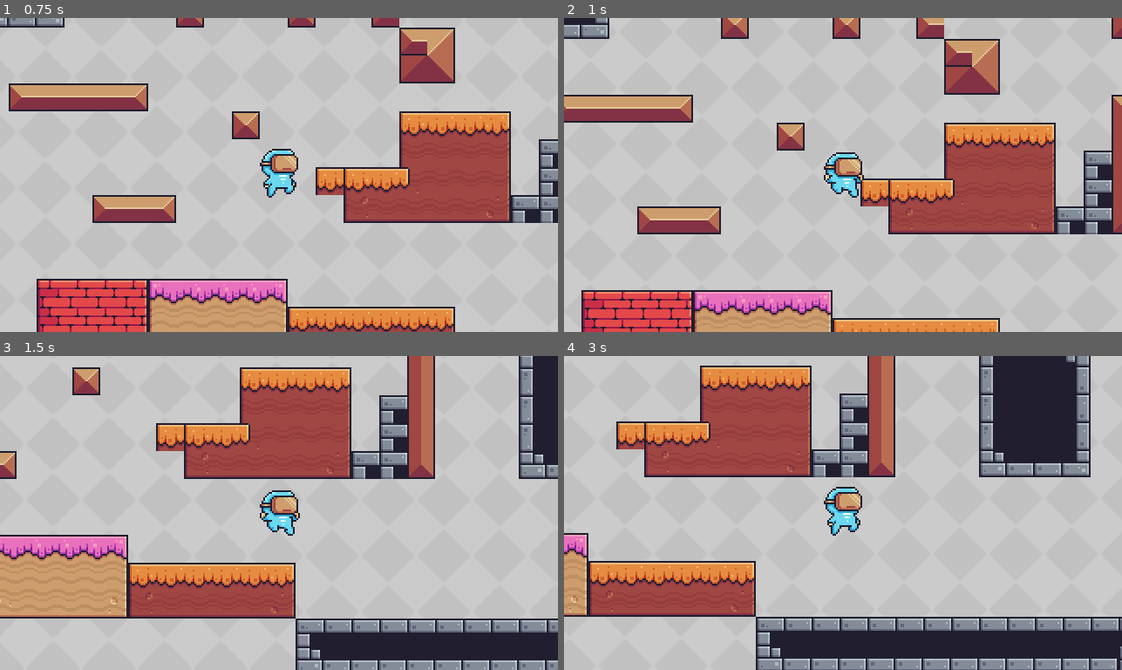
Above: before the commit, frames 1-4 (two rows, left to right).
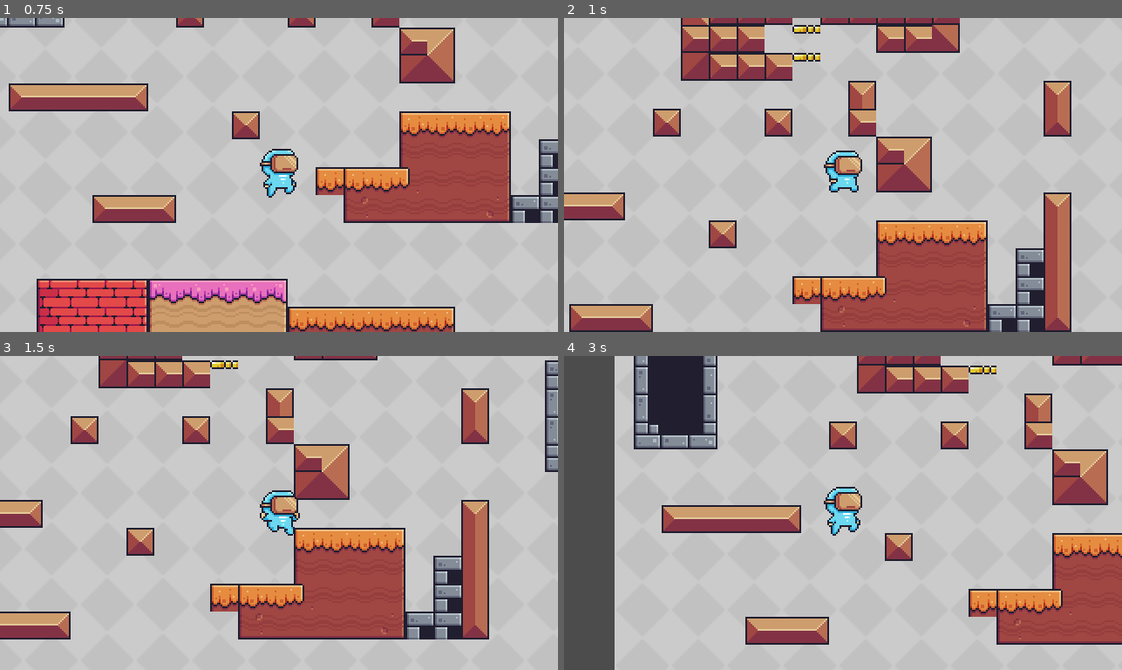
Above: after the commit, the same moments.

Repository: oucar/437-final
Game: Godot game, scene res://Levels/Level1.tscn
The game is run twice, just before and just after one commit, with the same random seed, the same clock (stepped at 60 frames per second) and the same inputs.
Inputs:
- Up to frame 1 (0.75 s): hold D (right) from 0.53 s (still down); tap Space (jump) at 0.6 s
- Up to frame 2 (1 s): keep holding D (right); tap Space (jump) at 0.77 s
- Up to frame 3 (1.5 s): keep holding D (right); tap Space (jump) at 1.07, 1.35 s
- Up to frame 4 (3 s): tap Space (jump) at 1.52, 1.82, 2.1, 2.85 s; release D (right) at 2.03 s; hold A (left) 2.03-2.78 s; hold D (right) from 2.78 s (still down)

Frame 1 is identical in both runs. In frame 2, 46% of the frame differs, in the area x 0-100%, y 0-100%; in frame 3, 49%; in frame 4, 58%.

Commit message:
double jump implementation (no anim yet)

Diff:
--- a/Characters/Player.gd
+++ b/Characters/Player.gd
@@ -12,11 +12,8 @@
 # turn human readable string into index
 enum STATE { IDLE, RUN, JUMP, DOUBLE_JUMP, WALL_JUMP, HIT, FALL }
 var current_state = STATE.IDLE setget set_current_state
+var max_jumps = 2
 var jumps = 0
-
-
-
-
 
 ##### FUNCTIONS ####
 
@@ -35,7 +32,7 @@
 
 	set_anim_parameters()
 
-	print(velocity.y)
+	# print(velocity.y)
 	pick_next_state()
 
 # Animation Tree
@@ -60,6 +57,7 @@
 # Change the current state depending on the input and current state
 func pick_next_state():
 	# available in KinematicBody2D
+	print(jumps, max_jumps)
 	if(is_on_floor()):
 		jumps = 0
 
@@ -74,7 +72,9 @@
 			self.current_state = STATE.IDLE
 
 	else:
-		pass
+		if(Input.is_action_just_pressed("jump") && (jumps < max_jumps) ):
+			self.current_state = STATE.DOUBLE_JUMP
+
 
 
 
@@ -99,5 +99,5 @@
 # SETTERS AND GETTERS
 func set_current_state(new_state):
 	match(new_state):
-		STATE.JUMP:
+		STATE.JUMP, STATE.DOUBLE_JUMP:
 			jump()
